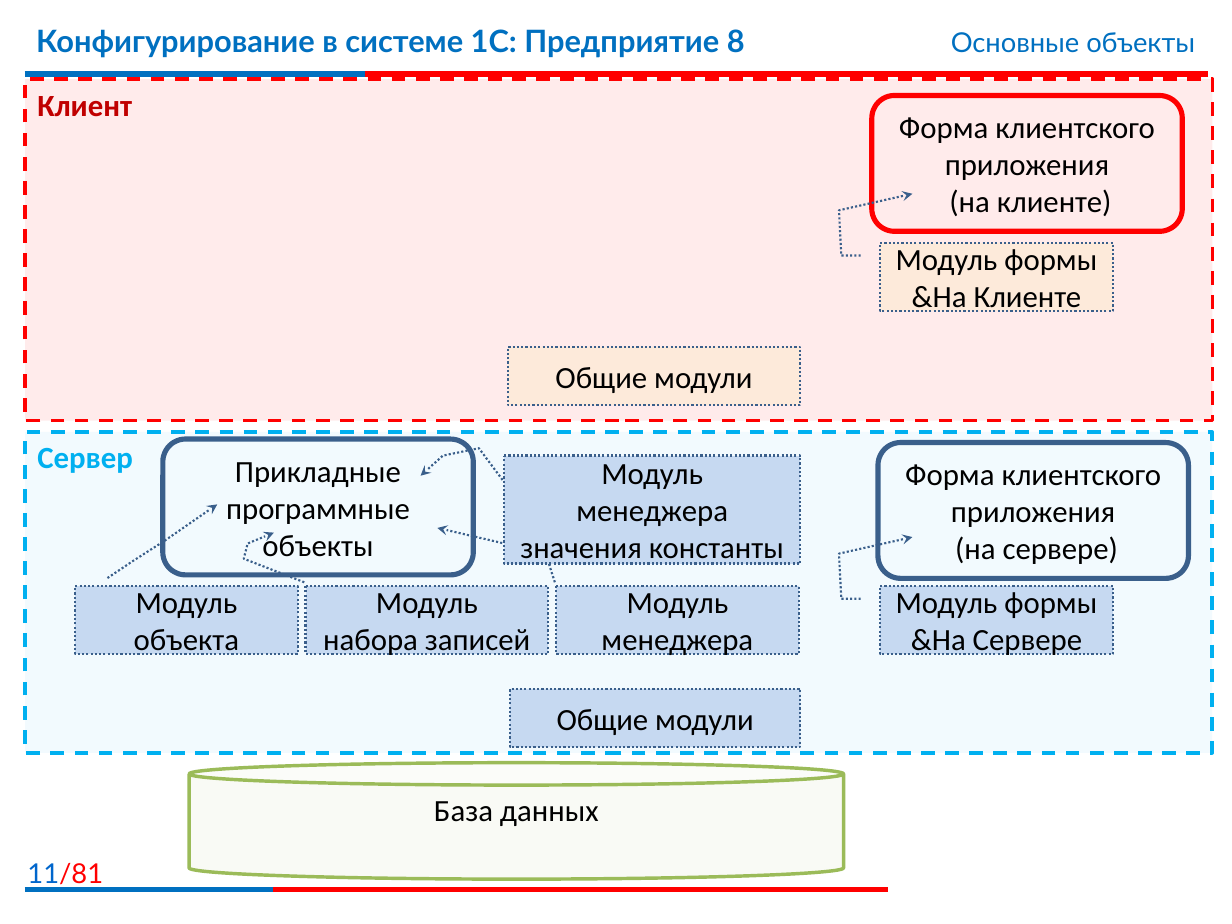
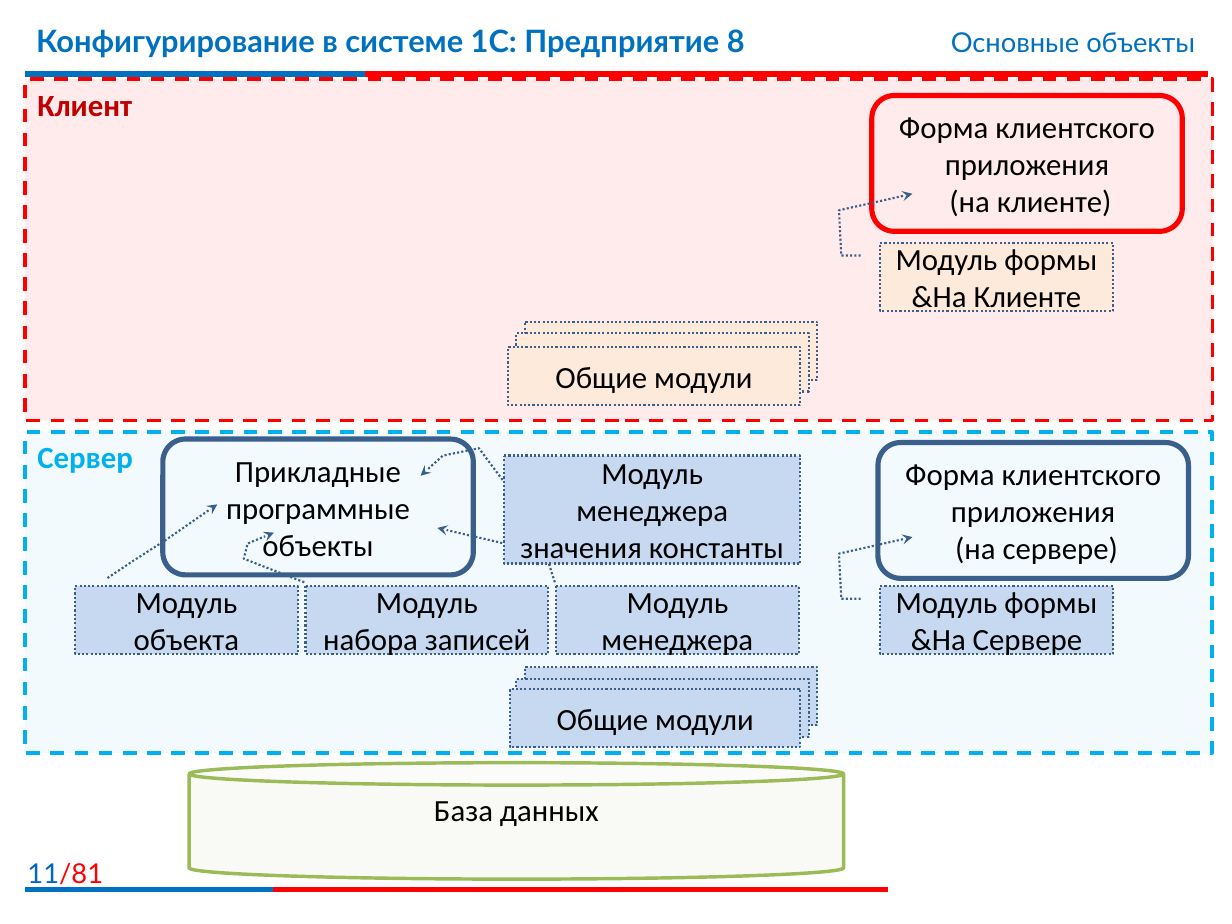
Before and after one commit to bestteacher-1c/documents_compl_kurs, a slide deck: slide 11 of Занятие_03/Иллюстрации3.pptx. Drawn at 1232x924 pixels with LibreOffice and Linux fonts; fonts in the diff are those of the drawing; background and template pictures are left out. Boxes give left, top, right and bottom in pixels: in the first picture for what was removed or moved away, otherwise in the second. Text is boxed around its words. In the diff, an @@ line names an element or a change of style, - is before the commit and + after.

```diff
--- a/Занятие_03/Иллюстрации3.pptx
+++ b/Занятие_03/Иллюстрации3.pptx
@@ rectangle added at (525,322,817,379), fill #FDEADA, outline #3A5F8C 1.25 pt dashed @@
@@ rectangle added at (516,334,808,392), fill #FDEADA, outline #3A5F8C 1.25 pt dashed @@
@@ rectangle added at (516,679,808,737), fill #C6D9F1, outline #3A5F8C 1.25 pt dashed @@
@@ rectangle added at (525,668,817,726), fill #C6D9F1, outline #3A5F8C 1.25 pt dashed @@
```
Also in this commit, not shown: 4 other slides changed.
